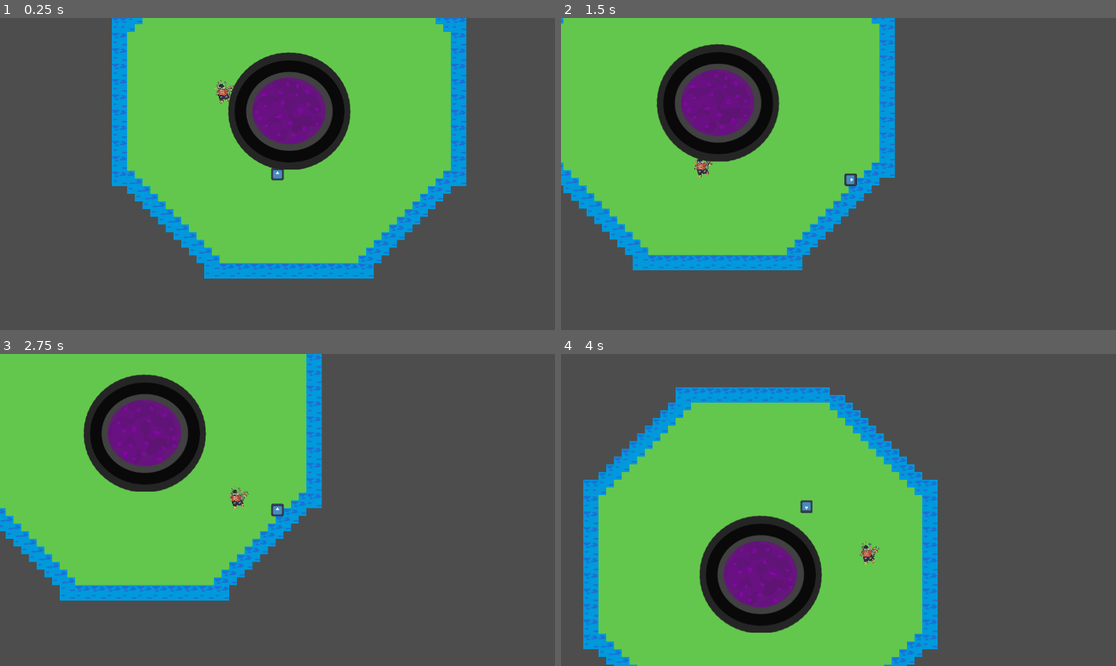
Above: before the commit, frames 1-4 (two rows, left to right).
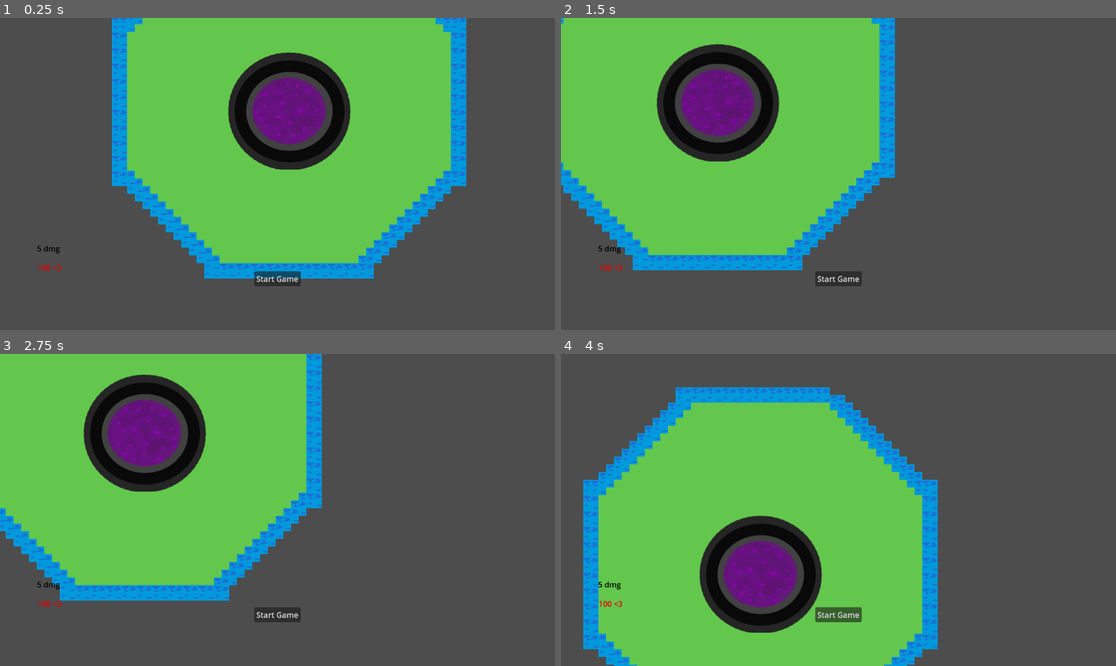
Above: after the commit, the same moments.

Repository: archimbald4488/FGJ2025
Game: Godot game, scene res://scenes/map.tscn
Two runs of this game, one before a commit and one after it. Both use one fixed random seed, a clock stepped at 60 frames per second and the inputs below. The engine's default icon, where the game draws it, is replaced by a stand-in: a white triangle on a blue panel in a dark square.
Inputs:
- Up to frame 1 (0.25 s): no input
- Up to frame 2 (1.5 s): hold D (right) 0.53-1.28 s; tap Space (attack) at 0.6, 1.35 s; hold S (down) from 1.28 s (still down)
- Up to frame 3 (2.75 s): release S (down) at 2.03 s; hold D (right) from 2.03 s (still down); tap Space (attack) at 2.1 s
- Up to frame 4 (4 s): release D (right) at 2.78 s; hold W (up) 2.78-3.53 s; tap Space (attack) at 2.85, 3.6 s; hold A (left) from 3.53 s (still down)

The runs differ from the first frame. In frame 1, 0.7% of the frame differs, in the area x 6-55%, y 20-86%; in frame 2, 0.6%; in frame 3, 0.7%; in frame 4, 0.7%, in the area x 6-58%, y 46-86%.

Commit message:
Added hud and start game

Diff:
--- /dev/null
+++ b/scenes/hud.gd
@@ -0,0 +1,50 @@
+extends CanvasLayer
+
+signal start_game
+
+
+# Called when the node enters the scene tree for the first time.
+func _ready() -> void:
+	pass # Replace with function body.
+
+# Called every frame. 'delta' is the elapsed time since the previous frame.
+func _process(delta: float) -> void:
+	pass
+
+
+
+func small_message(text, time):
+	$SmallMessage.text = text
+	$SmallMessage.show()
+	if time != 0:
+		$Timer.wait_time = time
+		$Timer.start()
+
+func big_message(text, time):
+	$BigMessage.text = text
+	$BigMessage.show()
+	if time != 0:
+		$Timer.wait_time = time
+		$Timer.start()
+
+func hp_text(text):
+	$Health.text = text
+	$Health.show()
+
+func dmg_text(text):
+	$Damage.text = text
+	$Damage.show()
+
+func show_game_over():
+	big_message("Game Over", 2)
+	await $Timer.timeout
+	big_message("Brew the brew", 0)
+	$StartButton.show()
+
+func _on_start_button_pressed() -> void:
+	$StartButton.hide()
+	start_game.emit()
+
+func _on_timer_timeout() -> void:
+	$BigMessage.hide()
+	$SmallMessage.hide()
--- /dev/null
+++ b/scenes/hud.tscn
@@ -0,0 +1,75 @@
+[gd_scene load_steps=2 format=3 uid="uid://cp84t5412c2l7"]
+
+[ext_resource type="Script" path="res://scenes/hud.gd" id="1_qibfi"]
+
+[node name="HUD" type="CanvasLayer"]
+script = ExtResource("1_qibfi")
+
+[node name="Damage" type="Label" parent="."]
+offset_left = 77.0
+offset_top = 467.0
+offset_right = 125.0
+offset_bottom = 490.0
+theme_override_colors/font_color = Color(0, 0, 0, 1)
+text = "5 dmg"
+metadata/_edit_use_anchors_ = true
+
+[node name="Health" type="Label" parent="."]
+offset_left = 78.0
+offset_top = 507.0
+offset_right = 140.0
+offset_bottom = 530.0
+theme_override_colors/font_color = Color(0.917647, 0, 0, 1)
+text = "100 <3"
+metadata/_edit_use_anchors_ = true
+
+[node name="SmallMessage" type="Label" parent="."]
+anchors_preset = 8
+anchor_left = 0.5
+anchor_top = 0.5
+anchor_right = 0.5
+anchor_bottom = 0.5
+offset_left = -20.0
+offset_top = -11.5
+offset_right = 20.0
+offset_bottom = 11.5
+grow_horizontal = 2
+grow_vertical = 2
+theme_override_font_sizes/font_size = 30
+metadata/_edit_use_anchors_ = true
+
+[node name="BigMessage" type="Label" parent="."]
+anchors_preset = 8
+anchor_left = 0.5
+anchor_top = 0.5
+anchor_right = 0.5
+anchor_bottom = 0.5
+offset_left = -20.0
+offset_top = -11.5
+offset_right = 20.0
+offset_bottom = 11.5
+grow_horizontal = 2
+grow_vertical = 2
+theme_override_font_sizes/font_size = 60
+metadata/_edit_use_anchors_ = true
+
+[node name="Timer" type="Timer" parent="."]
+one_shot = true
+
+[node name="StartButton" type="Button" parent="."]
+anchors_preset = 7
+anchor_left = 0.5
+anchor_top = 1.0
+anchor_right = 0.5
+anchor_bottom = 1.0
+offset_left = -48.0
+offset_top = -122.0
+offset_right = 48.0
+offset_bottom = -91.0
+grow_horizontal = 2
+grow_vertical = 0
+text = "Start Game"
+metadata/_edit_use_anchors_ = true
+
+[connection signal="timeout" from="Timer" to="." method="_on_timer_timeout"]
+[connection signal="pressed" from="StartButton" to="." method="_on_start_button_pressed"]
--- a/scenes/map.gd
+++ b/scenes/map.gd
@@ -10,7 +10,12 @@
 @export var enemy_scene_path: String = "res://scenes/enemies/lisko_enemy.tscn"  # Path to the enemy scene
 
 func _ready():
-	# Start the spawning process
+	#new_game()
+	$Player.hide()
+
+func new_game():
+	$Player.position = $StartPosition.position
+	$Player.show()
 	start_spawning()
 
 func start_spawning():
--- a/scenes/map.tscn
+++ b/scenes/map.tscn
@@ -3,7 +3,7 @@
 [ext_resource type="Script" path="res://scenes/map.gd" id="1_1tk0n"]
 [ext_resource type="Texture2D" uid="uid://b5hsebu8w1nbh" path="res://assets/Sunnyside assets/TILESET/SunnysideWorld_Tileset_V0.1.png" id="1_lkicu"]
 [ext_resource type="PackedScene" uid="uid://dq1xnliwhi688" path="res://scenes/player/player.tscn" id="2_2hccj"]
-[ext_resource type="PackedScene" uid="uid://d4lg643btasi1" path="res://scenes/enemies/lisko_enemy.tscn" id="3_uiaia"]
+[ext_resource type="PackedScene" uid="uid://cp84t5412c2l7" path="res://scenes/hud.tscn" id="4_wihdx"]
 [ext_resource type="PackedScene" uid="uid://ni0bal3rv040" path="res://scenes/cauldron.tscn" id="5_22xbv"]
 [ext_resource type="Script" path="res://scenes/cauldron.gd" id="6_2idbb"]
 
@@ -460,15 +460,15 @@
 [node name="Camera2D" type="Camera2D" parent="Player"]
 position_smoothing_enabled = true
 
-[node name="LiskoEnemy" parent="." node_paths=PackedStringArray("target_to_chase") instance=ExtResource("3_uiaia")]
-position = Vector2(-141, -72)
-scale = Vector2(0.1, 0.1)
-health = 0
-damage = 0
-target_to_chase = NodePath("../Player")
+[node name="HUD" parent="Player/Camera2D" instance=ExtResource("4_wihdx")]
 
 [node name="NavigationRegion2D" type="NavigationRegion2D" parent="."]
 navigation_polygon = SubResource("NavigationPolygon_3dywq")
 
 [node name="Cauldron" parent="." instance=ExtResource("5_22xbv")]
 script = ExtResource("6_2idbb")
+
+[node name="StartPosition" type="Marker2D" parent="."]
+position = Vector2(-170, 0)
+
+[connection signal="start_game" from="Player/Camera2D/HUD" to="." method="new_game"]
